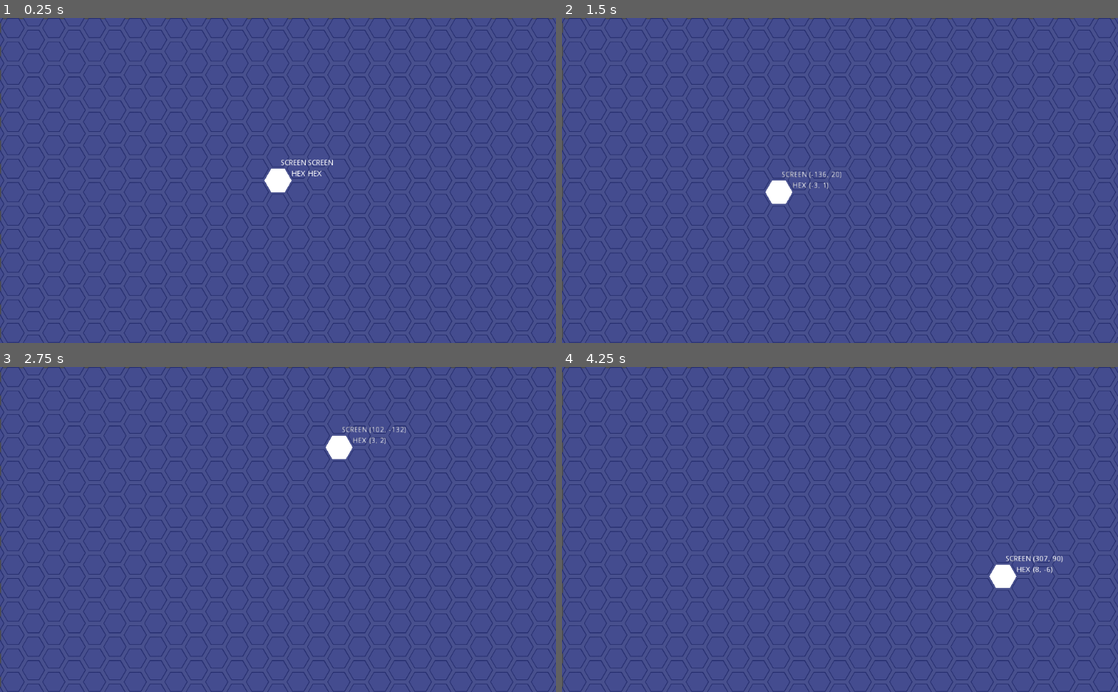
Above: before the commit, frames 1-4 (two rows, left to right).
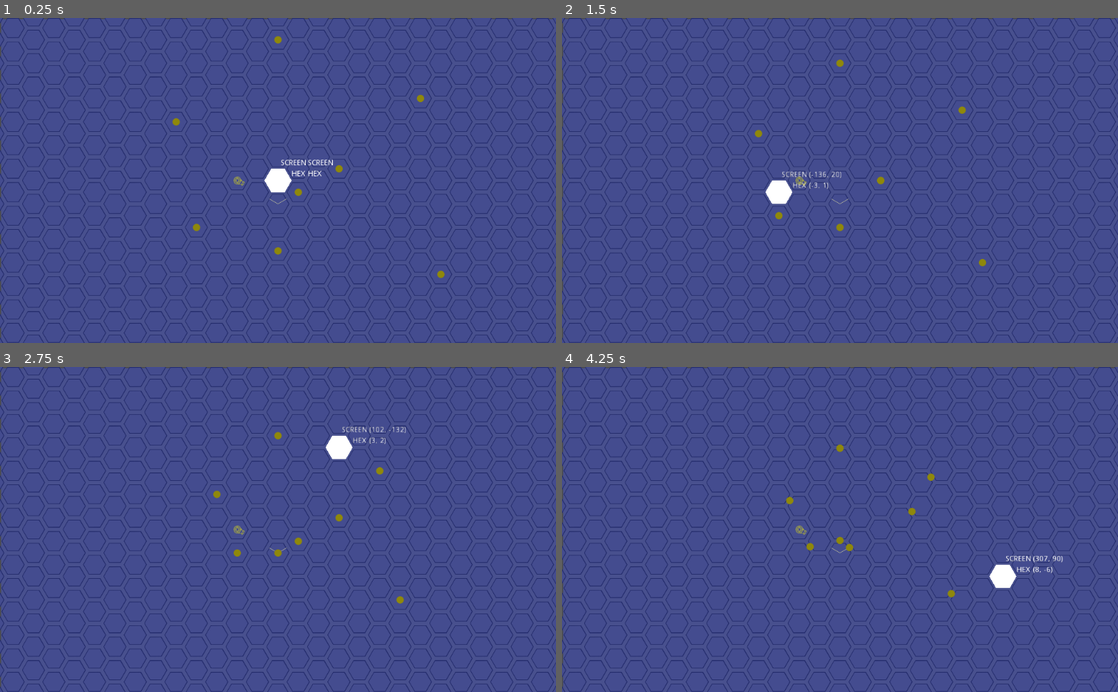
Above: after the commit, the same moments.

Repository: dareludum/ld45
Game: Godot game, scene res://Main.tscn
Two runs of this game, one before a commit and one after it. Both use one fixed random seed, a clock stepped at 60 frames per second and the inputs below.
Inputs (mouse positions are in pixels of both pictures, inside the frame that each line leads up to):
- Up to frame 1 (0.25 s): no input
- Up to frame 2 (1.5 s): tap Enter at 0.5 s; move the mouse to (962, 164) at 0.52 s; click (962, 164) at 0.67 s; tap Space at 0.77 s; drag from (728, 196) to (840, 180) at 1.27 s
- Up to frame 3 (2.75 s): move the mouse to (333, 458) at 2.02 s; click (333, 458) at 2.17 s
- Up to frame 4 (4.25 s): tap Space at 2.75, 3.77 s; drag from (812, 594) to (673, 480) at 2.77 s; tap Enter at 3.5 s; move the mouse to (1006, 578) at 3.52 s; click (1006, 578) at 3.67 s

The runs differ from the first frame. In frame 1, 0.3% of the frame differs, in the area x 31-80%, y 5-81%; in frame 2, 0.2%; in frame 3, 0.2%; in frame 4, 0.3%.
Error before the commit: Invalid set index 'position' (on base: 'Node2D (Source.gd)') with value of type 'Nil'. (res://Main.gd:36)

Commit message:
Hotfix for hex positions

Diff:
--- a/Main.gd
+++ b/Main.gd
@@ -33,12 +33,12 @@
 
 	var source = preload("res://scenes/Source.tscn").instance()
 	source.hex_position = Vector3(-2, 1, 1)
-	source.position = HexGrid.get_hex_center(source.hex_position)
+	source.position = hex_grid.get_hex_center(source.hex_position)
 	self.add_child(source)
 
 	var mirror = preload("res://scenes/Mirror.tscn").instance()
 	mirror.hex_position = Vector3(0, -1, 1)
-	mirror.position = HexGrid.get_hex_center(mirror.hex_position)
+	mirror.position = hex_grid.get_hex_center(mirror.hex_position)
 	self.add_child(mirror)
 
 	var offset01 = HexCell.DIR_NE + HexCell.DIR_SE
